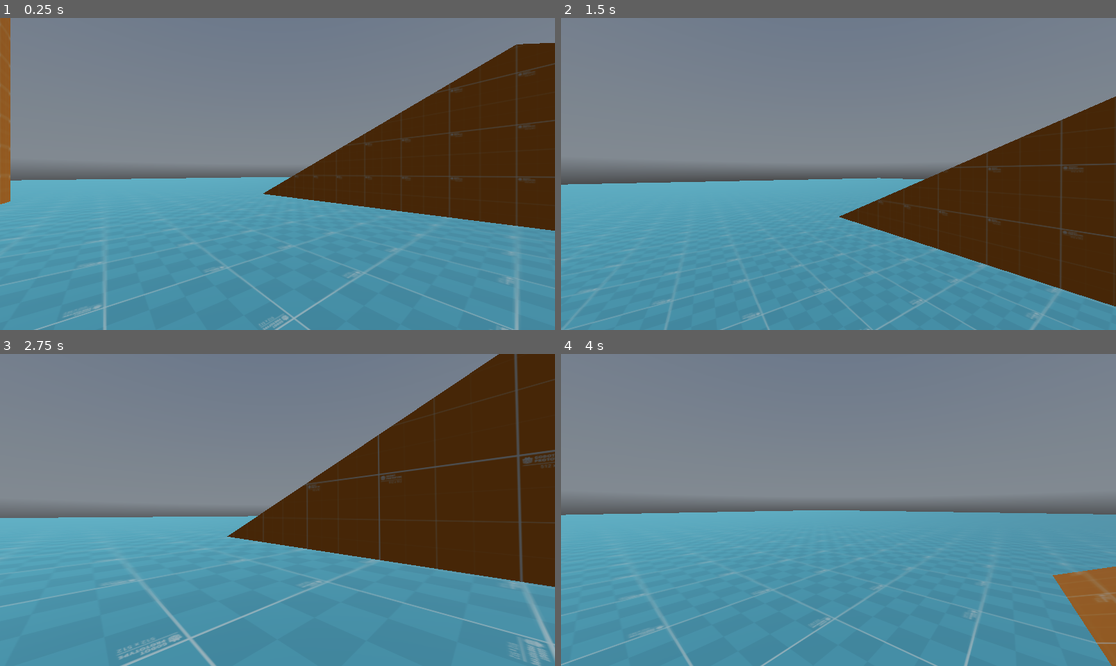
Above: before the commit, frames 1-4 (two rows, left to right).
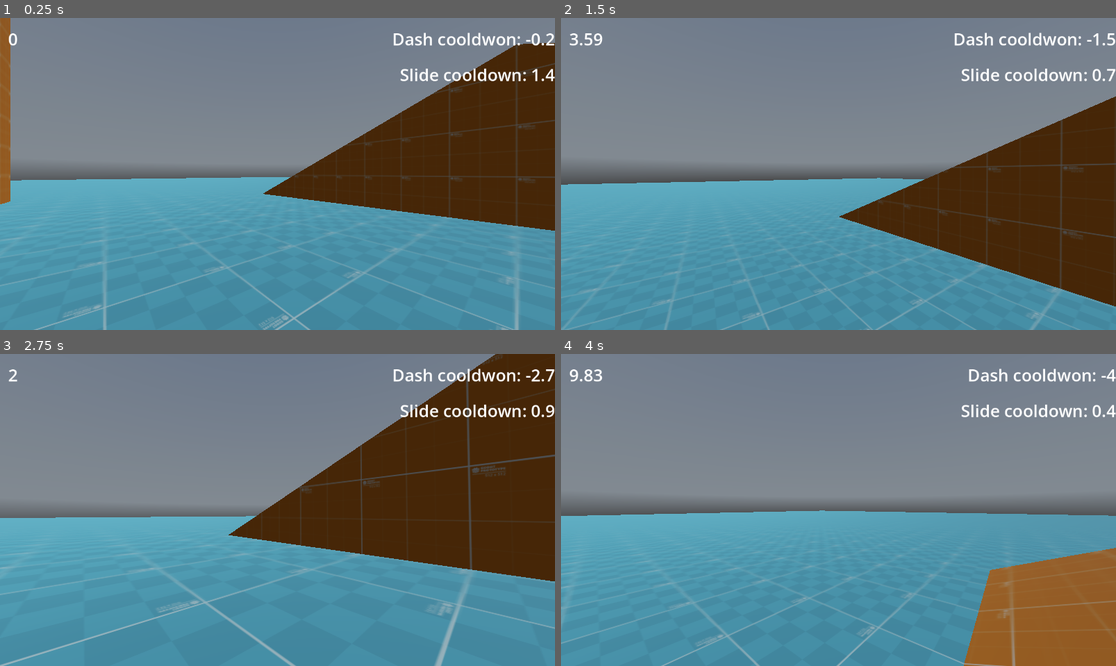
Above: after the commit, the same moments.

Repository: kobeDevStuff/Movement-Shooter-Template
Game: Godot game, scene res://world.tscn
The game is run twice, just before and just after one commit, with the same random seed, the same clock (stepped at 60 frames per second) and the same inputs. A sky picture missing from this copy of the repository is replaced by a grey-blue gradient.
Inputs (mouse positions are in pixels of both pictures, inside the frame that each line leads up to):
- Up to frame 1 (0.25 s): no input
- Up to frame 2 (1.5 s): move the mouse to (866, 174) at 0.52 s; hold Shift (CROUCH) 0.53-1.28 s; hold W (FORWARD) from 0.53 s (still down); tap Space (JUMP) at 0.77 s; tap Ctrl (SPRINT) at 0.8, 1.35 s; move the mouse to (810, 174) at 1.27 s
- Up to frame 3 (2.75 s): keep holding W (FORWARD); tap Space (JUMP) at 1.52 s; tap Shift (CROUCH) at 1.55 s; move the mouse to (288, 503) at 2.02 s; hold Shift (CROUCH) from 2.03 s (still down); tap Ctrl (SPRINT) at 2.3 s
- Up to frame 4 (4 s): keep holding W (FORWARD); move the mouse to (832, 516) at 2.77 s; release Shift (CROUCH) at 2.78 s; click (832, 516) at 2.85 s; tap Space (JUMP) at 3.02, 3.77 s; tap Shift (CROUCH) at 3.05 s; move the mouse to (877, 513) at 3.52 s; hold Ctrl (SPRINT) from 3.53 s (still down)

The runs differ from the first frame. In frame 1, 1.0% of the frame differs, in the area x 1-100%, y 4-21%; in frame 2, 1.0%; in frame 3, 6.6%; in frame 4, 9.7%, in the area x 0-100%, y 4-100%.

Commit message:
Added debug info
Toggleable debug info for slide cooldown, dash cooldown and speed

Diff:
--- a/player.gd
+++ b/player.gd
@@ -1,9 +1,9 @@
 extends CharacterBody3D
 
 @export_group("Movement")
-@export var WALK_SPEED : float = 5.0
+@export var WALK_SPEED : float = 4.0
 @export var CROUCH_SPEED : float = 2.0
-@export var SPRINT_SPEED : float = 8.0
+@export var SPRINT_SPEED : float = 10.0
 @export var JUMP_VELOCITY : float = 4.5
 @export var SENSITIVITY : float = 0.002
 @export var ACCELERATION : float = 10.0
@@ -16,7 +16,7 @@
 @export var DASH_COOLDOWN : float = 2.5
 
 @export_subgroup("Slide")
-@export var SLIDE_SPEED : float = 12.0
+@export var SLIDE_SPEED : float = 20.0
 @export var SLIDE_DURATION : float = 0.9
 @export var SLIDE_COOLDOWN : float = 1.6
 
@@ -31,6 +31,7 @@
 var slide_direction := Vector3.ZERO
 var slide_cooldown := 0.0
 
+var debug := false
 
 var speed: float
 var acceleration := 2.0
@@ -42,33 +43,59 @@
 @onready var camera_target = $"../headTarget/cameraTarget"
 @onready var actual_head = $"../actualHead"
 @onready var actual_camera = $"../actualHead/actualCamera"
+@onready var label = $"../CanvasLayer/Label"
+@onready var dash_label = $"../CanvasLayer/Label2"
+@onready var slide_label = $"../CanvasLayer/Label3"
 
 func _ready():
 	Input.set_mouse_mode(Input.MOUSE_MODE_CAPTURED)
 
+
+func _physics_process(delta):
+	update_camera_transform(delta)
+	apply_gravity(delta)
+	apply_jump()
+	handle_movement_speeds(delta)
+	var direction = get_movement_dir()
+	handle_sliding(direction, delta)
+	handle_dashing(direction, delta)
+	apply_movement(direction, delta)
+	move_and_slide()
+	update_text()
+
+#region camera
 func _unhandled_input(event):
 	if event is InputEventMouseMotion:
 		head_target.rotate_y(-event.relative.x * SENSITIVITY)
 		camera_target.rotate_x(-event.relative.y * SENSITIVITY)
 		camera_target.rotation.x = clamp(camera_target.rotation.x, deg_to_rad(-80), deg_to_rad(80))
 
-func _physics_process(delta):
+
+func update_camera_transform(delta: float) -> void:
 	actual_head.position.x = lerp(actual_head.position.x, position.x, ACCELERATION * 9 * delta)
 	actual_head.position.z = lerp(actual_head.position.z, position.z, ACCELERATION * 9 * delta)
 	actual_camera.rotation.x = lerp_angle(actual_camera.rotation.x, camera_target.rotation.x, ACCELERATION * 5 * delta)
 	actual_head.rotation.y = lerp_angle(actual_head.rotation.y, head_target.rotation.y, ACCELERATION * 5 * delta)
+#endregion
 
-	# Handle gravity
+
+#region y movement
+func apply_gravity(delta: float) -> void:
 	if not is_on_floor():
 		velocity.y -= gravity * delta
 		acceleration = AIR_STRAFE_ACCELERATION
 	else:
 		acceleration = NORMAL_STRAFE_ACCELERATION
-	# Handle jump
+
+
+func apply_jump() -> void:
 	if Input.is_action_just_pressed("JUMP") and is_on_floor():
 		velocity.y = JUMP_VELOCITY
+#endregion
 
-	# Handle crouch and sprint
+
+#region basic movement
+func handle_movement_speeds(delta: float) -> void:
 	if Input.is_action_pressed("CROUCH"):
 		speed = CROUCH_SPEED
 		actual_head.position.y = lerp(actual_head.position.y, position.y - 0.5, delta * ACCELERATION * 4)
@@ -79,11 +106,26 @@
 		speed = WALK_SPEED
 		actual_head.position.y = lerp(actual_head.position.y, position.y, delta * ACCELERATION * 4)
 
-	# Handle movement input
+
+func get_movement_dir() -> Vector3:
 	var input_dir = Input.get_vector("LEFT", "RIGHT", "FORWARD", "BACKWARD")
-	var direction = (actual_head.transform.basis * Vector3(input_dir.x, 0, input_dir.y)).normalized()
+	return (actual_head.transform.basis * Vector3(input_dir.x, 0, input_dir.y)).normalized()
 
 
+func apply_movement(direction: Vector3, delta: float) -> void:
+	if is_dashing:
+		velocity.y = 3 * sin(actual_camera.rotation.x)  # Make gravity weaker during dash
+	elif direction:
+		velocity.x = lerp(velocity.x, direction.x * speed, ACCELERATION * delta * acceleration)
+		velocity.z = lerp(velocity.z, direction.z * speed, ACCELERATION * delta * acceleration)
+	else:
+		velocity.x = lerp(velocity.x, 0.0, ACCELERATION * delta)
+		velocity.z = lerp(velocity.z, 0.0, ACCELERATION * delta)
+#endregion
+
+
+#region sliding
+func handle_sliding(direction: Vector3, delta: float) -> void:
 	if Input.is_action_just_pressed("CROUCH") && is_on_floor():
 		if slide_cooldown <= 0:
 			is_sliding = true
@@ -91,7 +133,7 @@
 		else:
 			reset_slide()
 
-	if Input.is_action_pressed("CROUCH") && is_on_floor() && is_sliding:
+	if Input.is_action_pressed("CROUCH") && is_on_floor() && is_sliding && velocity.length() > WALK_SPEED:
 		slide_timer -= delta
 		velocity = slide_direction.normalized() * SLIDE_SPEED
 	else:
@@ -99,8 +141,17 @@
 	if slide_timer <= 0 || (Input.is_action_just_released("CROUCH") && is_on_floor()):
 		reset_slide()
 	slide_cooldown -= delta
-	print(slide_cooldown)
-	# Handle dashing
+
+
+func reset_slide() -> void:
+	is_sliding = false
+	slide_cooldown = SLIDE_COOLDOWN
+	slide_timer = SLIDE_DURATION
+#endregion
+
+
+#region dashing
+func handle_dashing(direction: Vector3, delta: float) -> void:
 	if Input.is_action_just_pressed("DASH") and not is_dashing and dash_cooldown <= 0 && !is_on_floor():
 		is_dashing = true
 		dash_timer = DASH_DURATION
@@ -115,19 +166,19 @@
 		else:
 			velocity = dash_direction.normalized() * DASH_SPEED
 	dash_cooldown -= delta
-	# Apply movement
-	if is_dashing:
-		velocity.y = 3 * sin(actual_camera.rotation.x)  # Make gravity weaker during dash
-	elif direction:
-		velocity.x = lerp(velocity.x, direction.x * speed, ACCELERATION * delta * acceleration)
-		velocity.z = lerp(velocity.z, direction.z * speed, ACCELERATION * delta * acceleration)
-	else:
-		velocity.x = lerp(velocity.x, 0.0, ACCELERATION * delta)
-		velocity.z = lerp(velocity.z, 0.0, ACCELERATION * delta)
+#endregion
 
-	move_and_slide()
-
-func reset_slide() -> void:
-	is_sliding = false
-	slide_cooldown = SLIDE_COOLDOWN
-	slide_timer = SLIDE_DURATION
+func update_text() -> void:
+	if Input.is_action_just_pressed("DEBUG") and !debug:
+		debug = true
+		label.visible = true
+		dash_label.visible = true
+		slide_label.visible = true
+	elif Input.is_action_just_pressed("DEBUG") and debug:
+		debug = false
+		label.visible = false
+		dash_label.visible = false
+		slide_label.visible = false
+	label.text = str(snappedf(velocity.length(), 0.01))
+	dash_label.text = "Dash cooldwon: " + str(snappedf(dash_cooldown, 0.1))
+	slide_label.text = "Slide cooldown: " + str(snappedf(slide_cooldown, 0.1))
--- a/project.godot
+++ b/project.godot
@@ -57,3 +57,8 @@
 "events": [Object(InputEventMouseButton,"resource_local_to_scene":false,"resource_name":"","device":-1,"window_id":0,"a …(257 unchanged characters)…
 ]
 }
+DEBUG={
+"deadzone": 0.5,
+"events": [Object(InputEventKey,"resource_local_to_scene":false,"resource_name":"","device":-1,"window_id":0,"alt_pressed":false,"shift_pressed":false,"ctrl_pressed":false,"meta_pressed":false,"pressed":false,"keycode":0,"physical_keycode":49,"key_label":0,"unicode":49,"echo":false,"script":null)
+]
+}
--- a/world.tscn
+++ b/world.tscn
@@ -39,6 +39,9 @@
 [sub_resource type="CapsuleMesh" id="CapsuleMesh_a8lpl"]
 
 [sub_resource type="CapsuleShape3D" id="CapsuleShape3D_mq538"]
+
+[sub_resource type="Theme" id="Theme_n457q"]
+default_font_size = 35
 
 [node name="World" type="Node"]
 
@@ -89,3 +92,28 @@
 
 [node name="actualCamera" type="Camera3D" parent="actualHead"]
 transform = Transform3D(1, 0, 2.98023e-08, 0, 1, 0, -2.98023e-08, 0, 1, 0, 0, 0)
+
+[node name="CanvasLayer" type="CanvasLayer" parent="."]
+
+[node name="Label" type="Label" parent="CanvasLayer"]
+offset_left = 17.0
+offset_top = 19.0
+offset_right = 57.0
+offset_bottom = 68.0
+theme = SubResource("Theme_n457q")
+
+[node name="Label2" type="Label" parent="CanvasLayer"]
+offset_left = 757.0
+offset_top = 19.0
+offset_right = 1152.0
+offset_bottom = 68.0
+theme = SubResource("Theme_n457q")
+horizontal_alignment = 2
+
+[node name="Label3" type="Label" parent="CanvasLayer"]
+offset_left = 757.0
+offset_top = 93.0
+offset_right = 1152.0
+offset_bottom = 142.0
+theme = SubResource("Theme_n457q")
+horizontal_alignment = 2
Not shown: 1 places in world.tscn that only renumber resources
